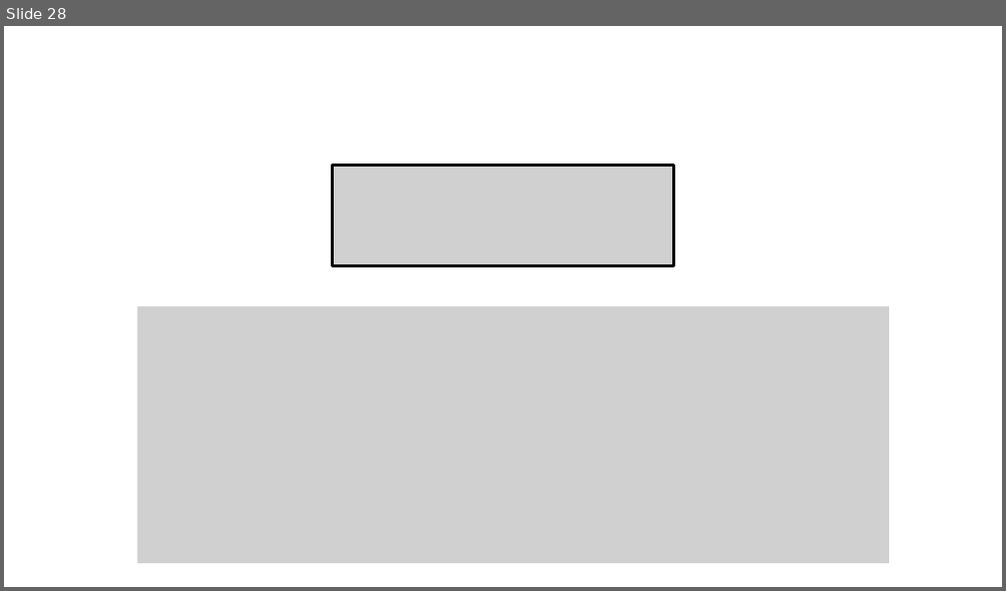
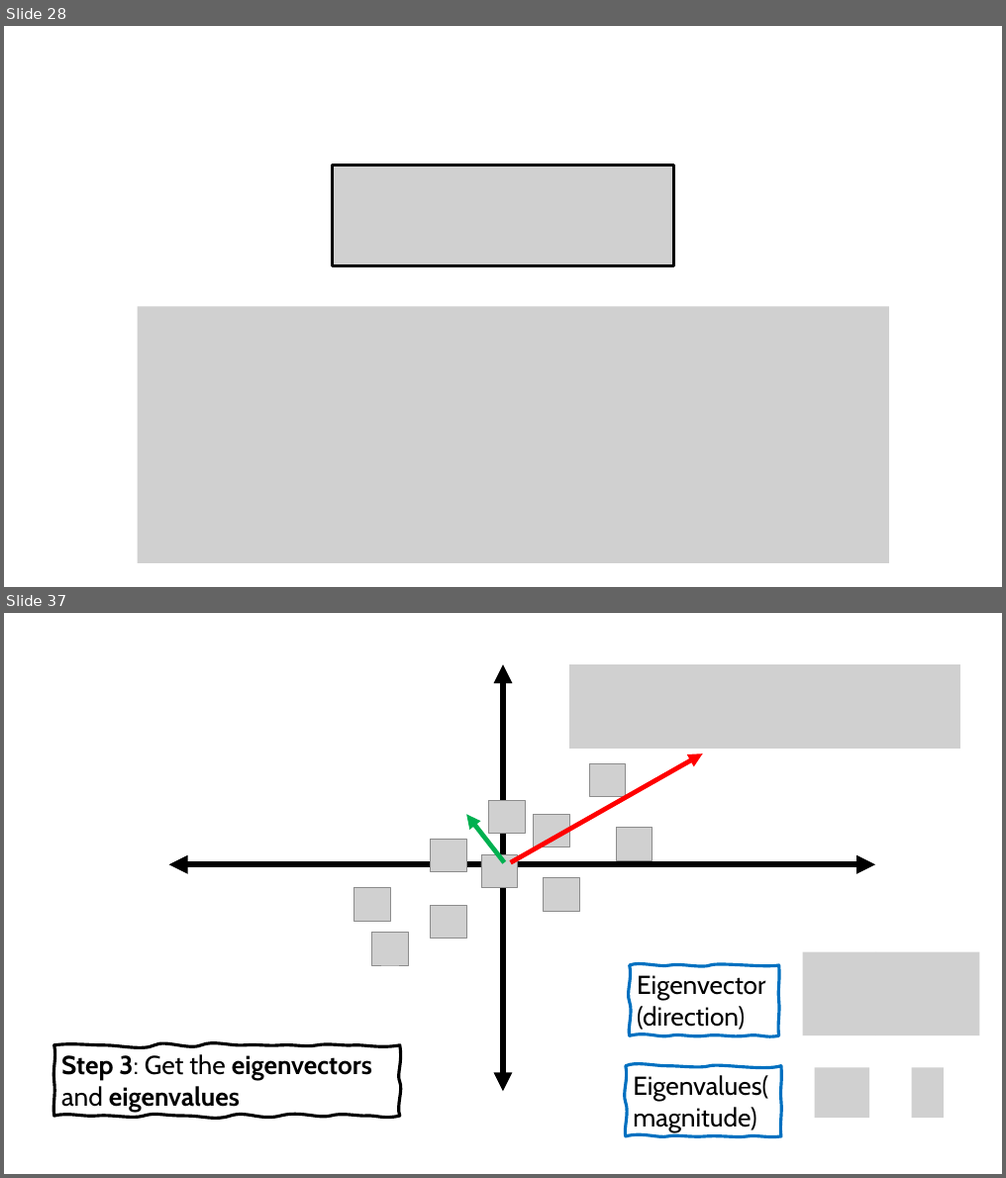
Before and after one commit to robitussin/CCADMACL, a slide deck: 7 - Principal Component Analysis/Principal Component Analysis (Math).pptx. Shown one above the other, each under a label of ours: slide 28 before the commit, slides 28 and 37 after it; the slides between them are not shown. The pictures are 1006x591 and 1006x1178 pixels, drawn with LibreOffice and Linux fonts; fonts in the diff are those of the drawing; grey boxes stand for pictures. Boxes give left, top, right and bottom in pixels: in the first picture for what was removed or moved away, otherwise in the second. Text is boxed around its words. In the diff, an @@ line names an element or a change of style, - is before the commit and + after.

```diff
--- a/7 - Principal Component Analysis/Principal Component Analysis (Math).pptx
+++ b/7 - Principal Component Analysis/Principal Component Analysis (Math).pptx
@@ slide 37 added at (4, 613, 1002, 1174), background #FFFFFF @@
@@ double arrow added from (503, 1091) to (503, 664), #000000 6 pt @@
@@ picture added at (570, 664, 960, 749) @@
@@ arrow added from (511, 863) to (703, 754), #FF0000 4.5 pt @@
@@ group added at (353, 764, 653, 965): 10 pictures @@
@@ arrow added from (504, 863) to (466, 814), #00B050 4.5 pt @@
@@ double arrow added from (168, 864) to (875, 864), #000000 6 pt @@
@@ freeform shape added at (630, 965, 779, 1036), outline #0070C0 3 pt, 25 pt, text #000000 @@
+Eigenvector
+(direction)
@@ picture added at (803, 953, 875, 1036) @@
@@ picture added at (875, 953, 979, 1036) @@
@@ freeform shape added at (54, 1046, 400, 1116), outline #000000 3 pt, 25 pt, text #000000, bold @@
+Step 3: Get the eigenvectors and eigenvalues
@@ freeform shape added at (626, 1065, 782, 1137), outline #0070C0 3 pt, 25 pt, text #000000 @@
+Eigenvalues(magnitude)
@@ picture added at (815, 1068, 869, 1118) @@
@@ picture added at (912, 1068, 944, 1118) @@
```
Also in this commit, not shown: 1 slide changed, 6 other slides added.
